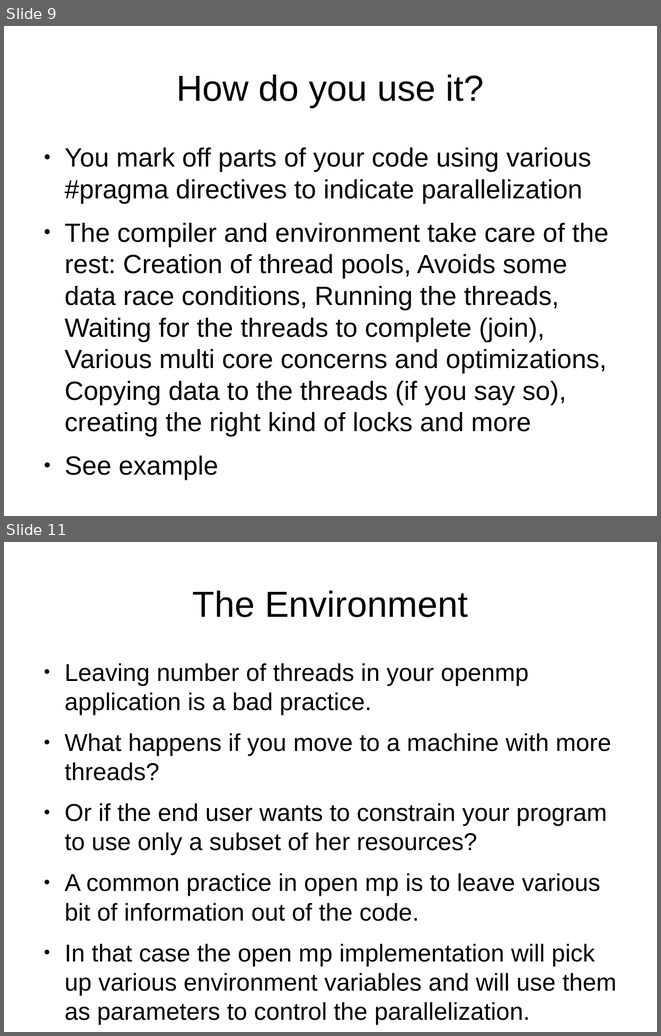
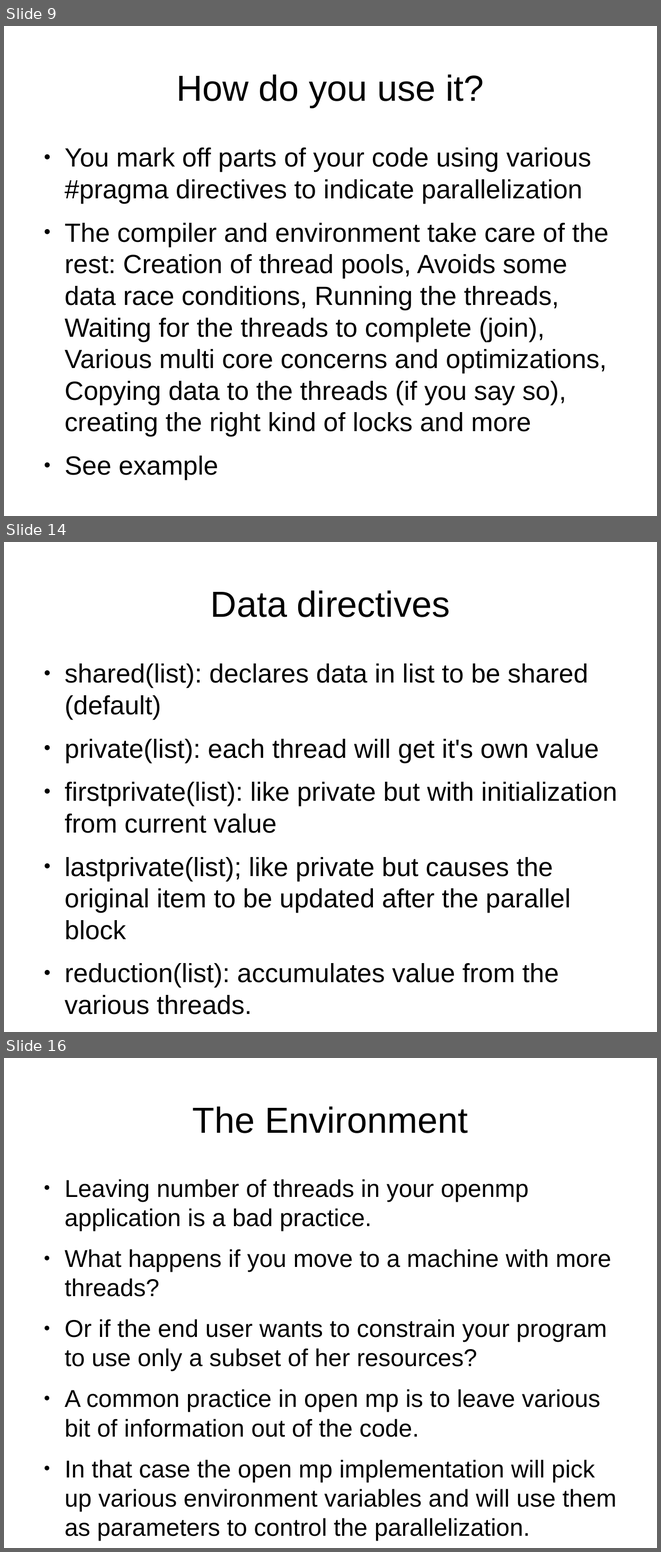
Before and after one commit to veltzer/demos, a slide deck: cpp/multi_core/openmp.odp. Shown one above the other, each under a label of ours: slides 9 and 11 before the commit, slides 9, 14 and 16 after it; the slides between them are not shown. The pictures are 661x1036 and 661x1552 pixels, drawn with LibreOffice and Linux fonts; fonts in the diff are those of the drawing. Boxes give left, top, right and bottom in pixels: in the first picture for what was removed or moved away, otherwise in the second. Text is boxed around its words. In the diff, an @@ line names an element or a change of style, - is before the commit and + after.

```diff
--- a/cpp/multi_core/openmp.odp
+++ b/cpp/multi_core/openmp.odp
@@ slide 14 added at (x1=4, y1=542, x2=657, y2=1032), background #FFFFFF @@
@@ title added at (x1=211, y1=590, x2=450, y2=617), 44 pt, text #000000 @@
+Data directives
@@ text added at (x1=64, y1=663, x2=617, y2=987), 32 pt, text #000000 @@
+● shared(list): declares data in list to be shared (default)
+● private(list): each thread will get it's own value
+● firstprivate(list): like private but with initialization from current value
+● lastprivate(list); like private but causes the original item to be updated after the parallel block
+● reduction(list): accumulates value from the various threads.
@@ what was slide 11 is now slide 16 @@
```
Also in this commit, not shown: 1 slide changed, 9 other slides added, 4 other files.
